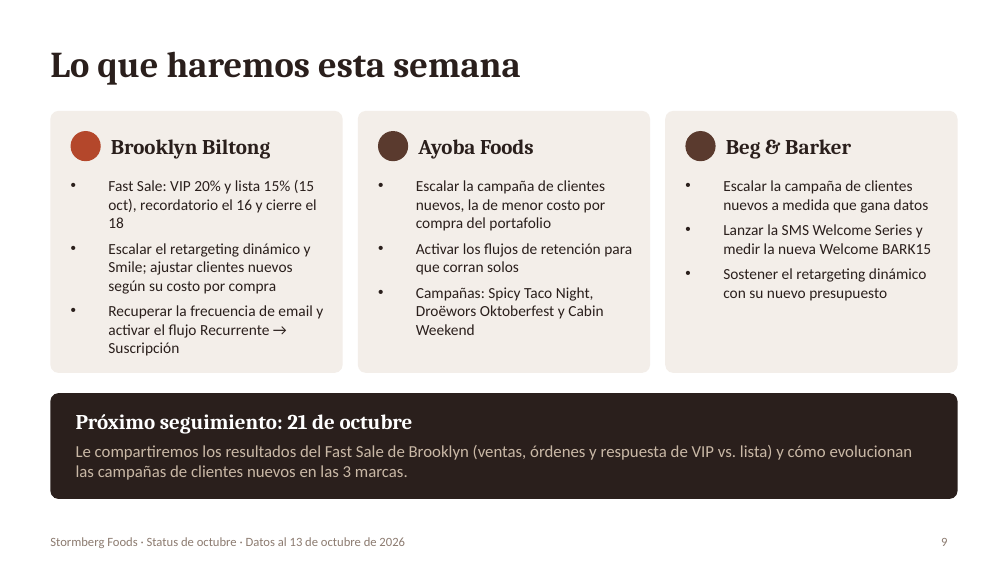
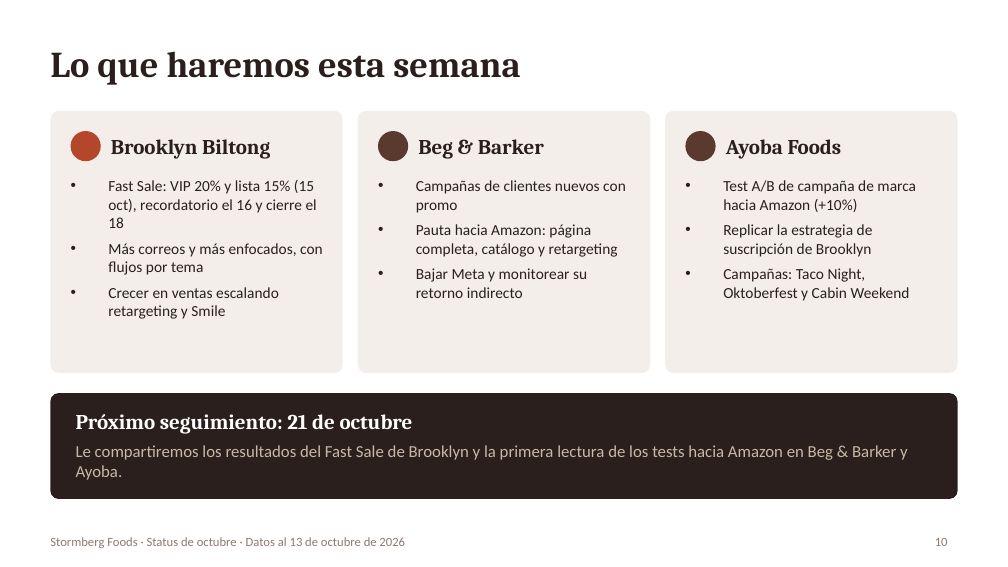
Before and after one commit to YamiCRebold/Stormberg2026, a slide deck: slide 10 of status_ceo/Stormberg_Status_CEO_Oct2026_ES.pptx (slide 9 before the commit). Drawn at 1008x567 pixels with LibreOffice and Linux fonts; fonts in the diff are those of the drawing. Boxes give left, top, right and bottom in pixels: in the first picture for what was removed or moved away, otherwise in the second. Text is boxed around its words. In the diff, an @@ line names an element or a change of style, - is before the commit and + after.

```diff
--- a/status_ceo/Stormberg_Status_CEO_Oct2026_ES.pptx
+++ b/status_ceo/Stormberg_Status_CEO_Oct2026_ES.pptx
@@ text at box(418, 139, 544, 159): text changed @@
-Ayoba Foods
+Beg & Barker
@@ text at box(726, 139, 842, 159): text changed @@
-Beg & Barker
+Ayoba Foods
@@ text at box(416, 180, 626, 298): text changed @@
-• Escalar la campaña de clientes nuevos, la de menor costo por compra del portafolio
-• Activar los flujos de retención para que corran solos
-• Campañas: Spicy Taco Night, Droëwors Oktoberfest y Cabin Weekend
+• Campañas de clientes nuevos con promo
+• Pauta hacia Amazon: página completa, catálogo y retargeting
+• Bajar Meta y monitorear su retorno indirecto
@@ text at box(723, 180, 916, 301): text changed @@
-• Escalar la campaña de clientes nuevos a medida que gana datos
-• Lanzar la SMS Welcome Series y medir la nueva Welcome BARK15
-• Sostener el retargeting dinámico con su nuevo presupuesto
+• Test A/B de campaña de marca hacia Amazon (+10%)
+• Replicar la estrategia de suscripción de Brooklyn
+• Campañas: Taco Night, Oktoberfest y Cabin Weekend
@@ text at box(108, 243, 323, 319): text changed @@
-• Escalar el retargeting dinámico y Smile; ajustar clientes nuevos según su costo por compra
-• Recuperar la frecuencia de email y activar el flujo Recurrente → Suscripción
+• Más correos y más enfocados, con flujos por tema
+• Crecer en ventas escalando retargeting y Smile
@@ text at box(76, 445, 908, 480): text changed @@
-Le compartiremos los resultados del Fast Sale de Brooklyn (ventas, órdenes y respuesta de VIP vs. lista) y cómo evolucionan las campañas de clientes nuevos en las 3 marcas.
+Le compartiremos los resultados del Fast Sale de Brooklyn y la primera lectura de los tests hacia Amazon en Beg & Barker y Ayoba.
@@ page number at box(935, 538, 948, 546): text changed @@
-9
+10
```
Also in this commit, not shown: 3 other slides changed, 3 slides added, 2 other files.
